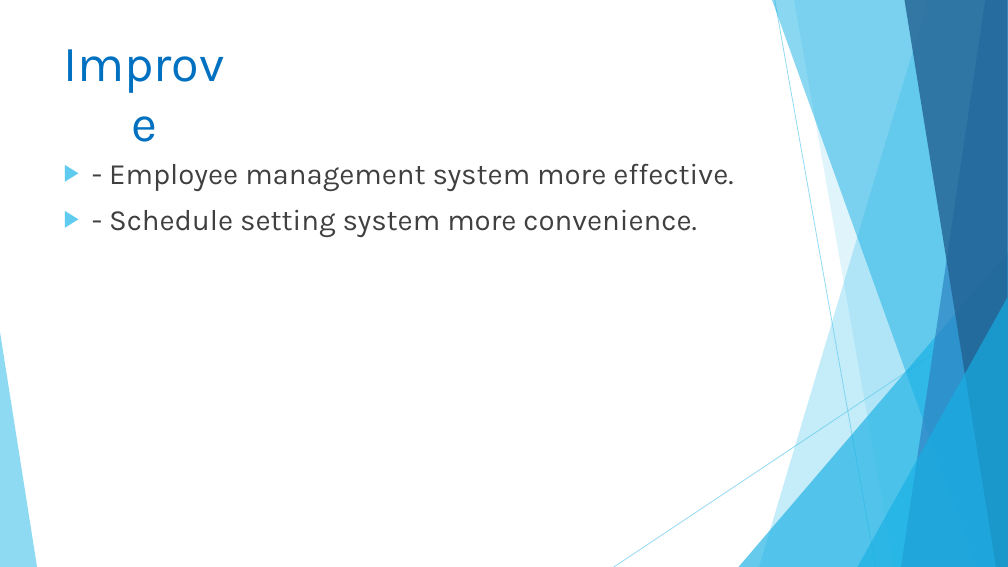
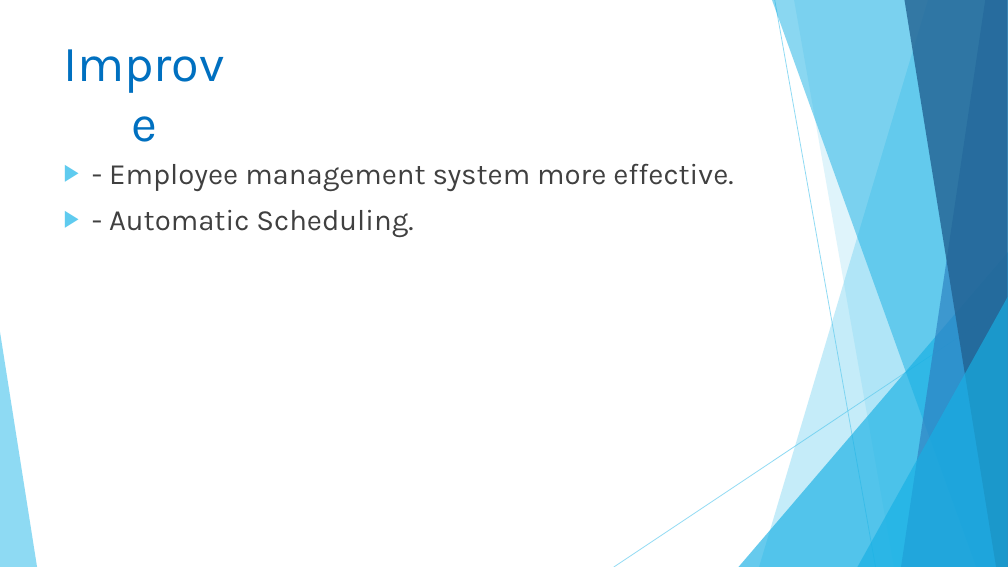
Before and after one commit to linhmimoza/Hospital_PortalExtra, a slide deck: slide 22 of Hospital.pptx. Drawn at 1008x567 pixels with LibreOffice and Linux fonts; fonts in the diff are those of the drawing. Boxes give left, top, right and bottom in pixels: in the first picture for what was removed or moved away, otherwise in the second. Text is boxed around its words. In the diff, an @@ line names an element or a change of style, - is before the commit and + after.

Commit message:
- Update slide

```diff
--- a/Hospital.pptx
+++ b/Hospital.pptx
@@ text at [109,210,413,237]: text changed @@
-▶ - Schedule setting system more convenience.
+▶ - Automatic Scheduling.
```
Also in this commit, not shown: 1 other slide changed.
